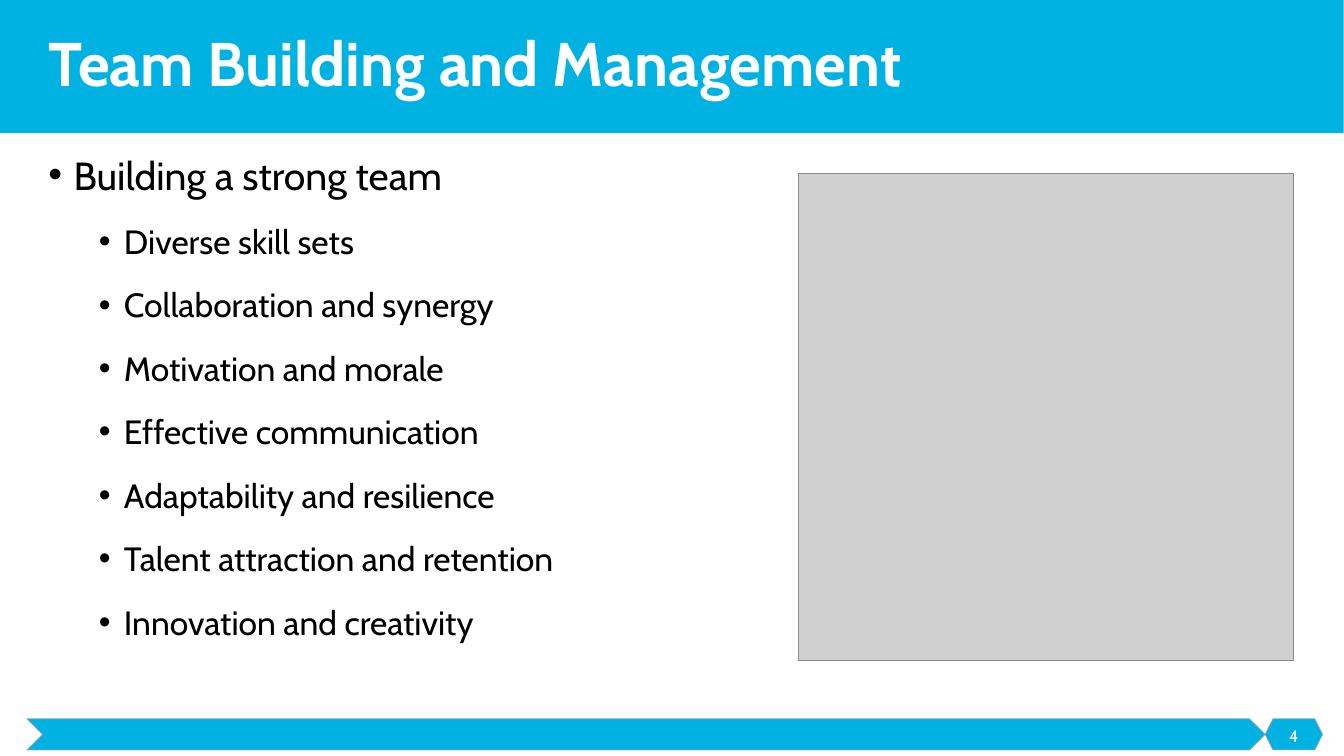
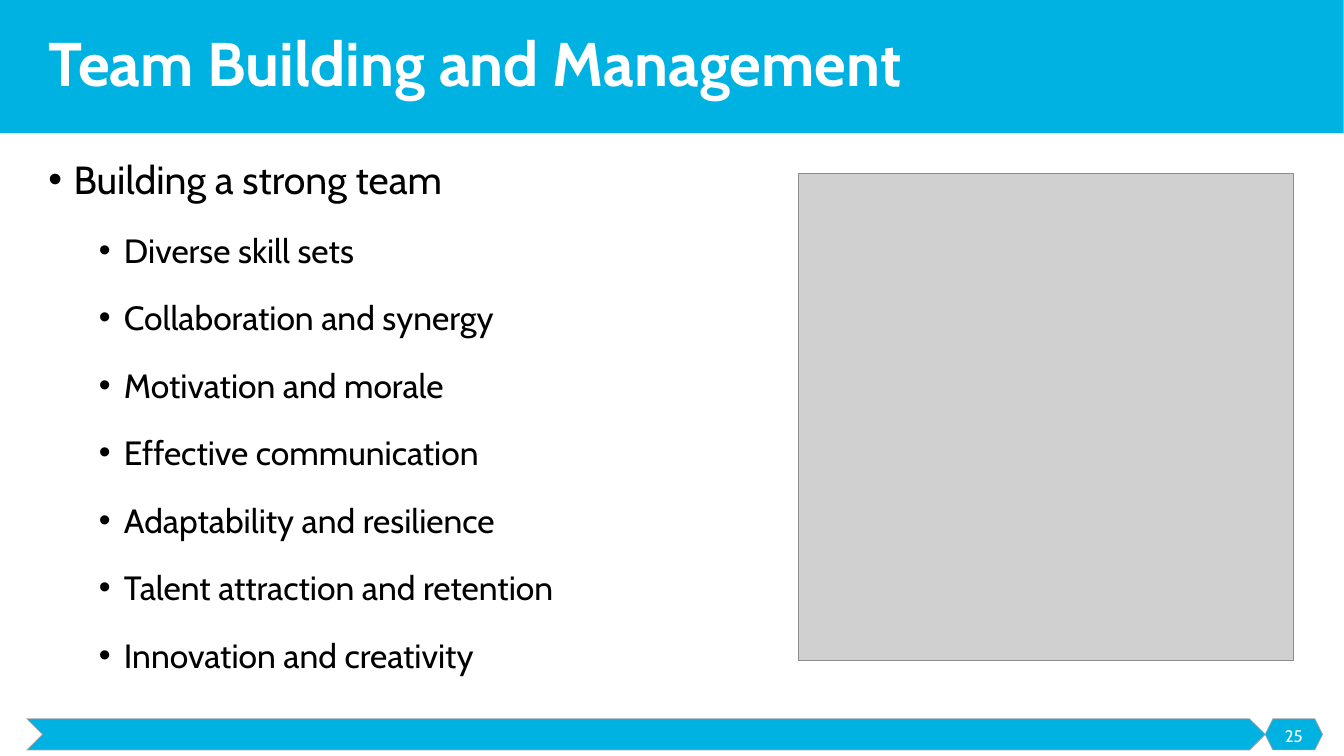
Before and after one commit to malenezi/malenezi, a slide deck: slide 25 of SE495/Lectures/7-Organizational Development/Organizational Development.pptx (slide 4 before the commit). Drawn at 1344x756 pixels with LibreOffice and Linux fonts; fonts in the diff are those of the drawing; grey boxes stand for pictures. Boxes give left, top, right and bottom in pixels: in the first picture for what was removed or moved away, otherwise in the second. Text is boxed around its words. In the diff, an @@ line names an element or a change of style, - is before the commit and + after.

```diff
--- a/SE495/Lectures/7-Organizational Development/Organizational Development.pptx
+++ b/SE495/Lectures/7-Organizational Development/Organizational Development.pptx
@@ text "Building a strong team" at [74, 164, 553, 676]: line spacing 0.8 to 0.9; line spacing 1.4 to 1.5 @@
@@ page number at [1285, 730, 1303, 743]: text changed @@
-4
+25
```
Also in this commit, not shown: 3 other slides changed, 33 slides added, 4 other files.
